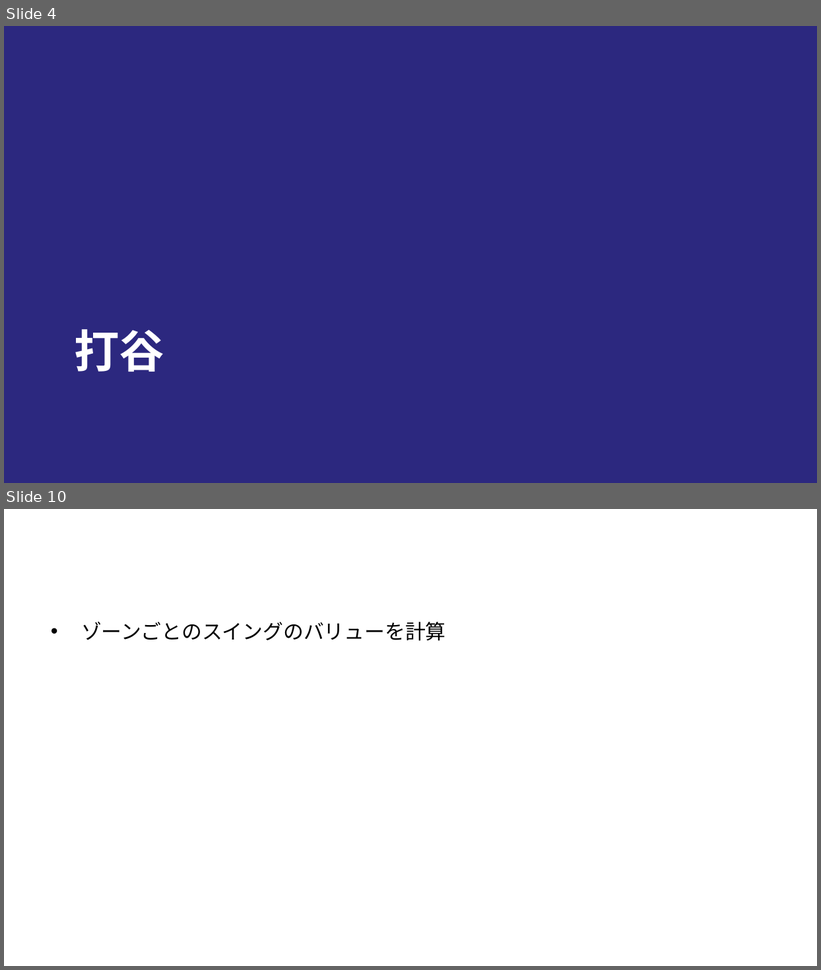
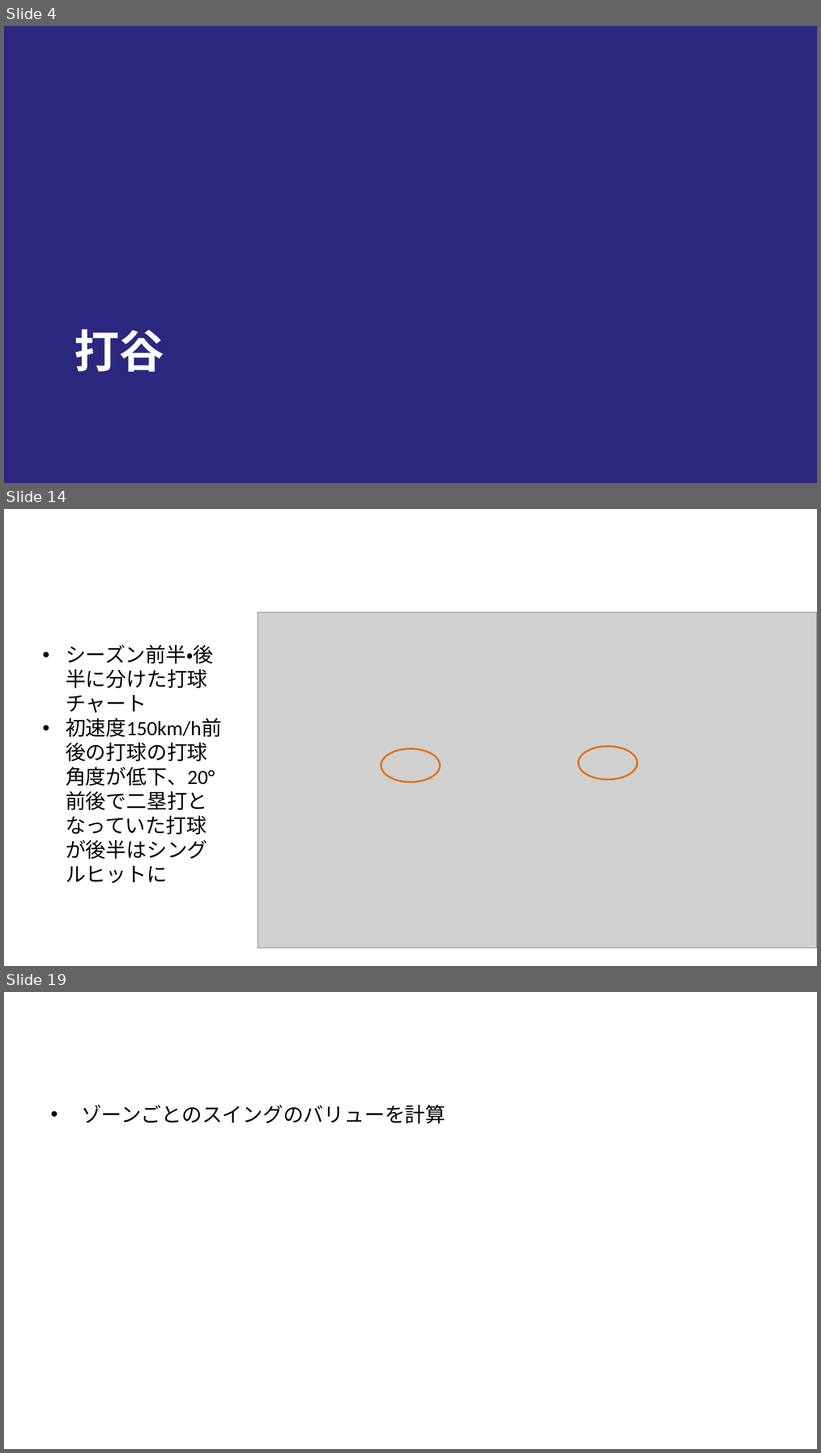
Before and after one commit to T-Reio/ohtani_analyze, a slide deck: slides/ohtani_tj.pptx. Shown one above the other, each under a label of ours: slides 4 and 10 before the commit, slides 4, 14 and 19 after it; the slides between them are not shown. The pictures are 821x970 and 821x1453 pixels, drawn with LibreOffice and Linux fonts; fonts in the diff are those of the drawing; grey boxes stand for pictures; background and template pictures are left out. Boxes give left, top, right and bottom in pixels: in the first picture for what was removed or moved away, otherwise in the second. Text is boxed around its words. In the diff, an @@ line names an element or a change of style, - is before the commit and + after.

```diff
--- a/slides/ohtani_tj.pptx
+++ b/slides/ohtani_tj.pptx
@@ slide 14 added at (4,509,817,966), background #FFFFFF @@
@@ picture added at (258,613,817,948) @@
@@ text added at (65,645,222,883), 24 pt, text #000000 @@
+• シーズン前半・後半に分けた打球チャート
+• 初速度150km/h前後の打球の打球角度が低下、20°前後で二塁打となっていた打球が後半はシングルヒットに
@@ title added at (65,743,208,762), 48 pt, text #FFFFFF, bold @@
+打球チャート
@@ ellipse added at (381,749,440,782), outline #E46C0A 2 pt @@
@@ ellipse added at (579,747,638,780), outline #E46C0A 2 pt @@
@@ what was slide 10 is now slide 19 @@
```
Also in this commit, not shown: 5 slides changed, 10 other slides added, 2 slides removed, 9 other files.
